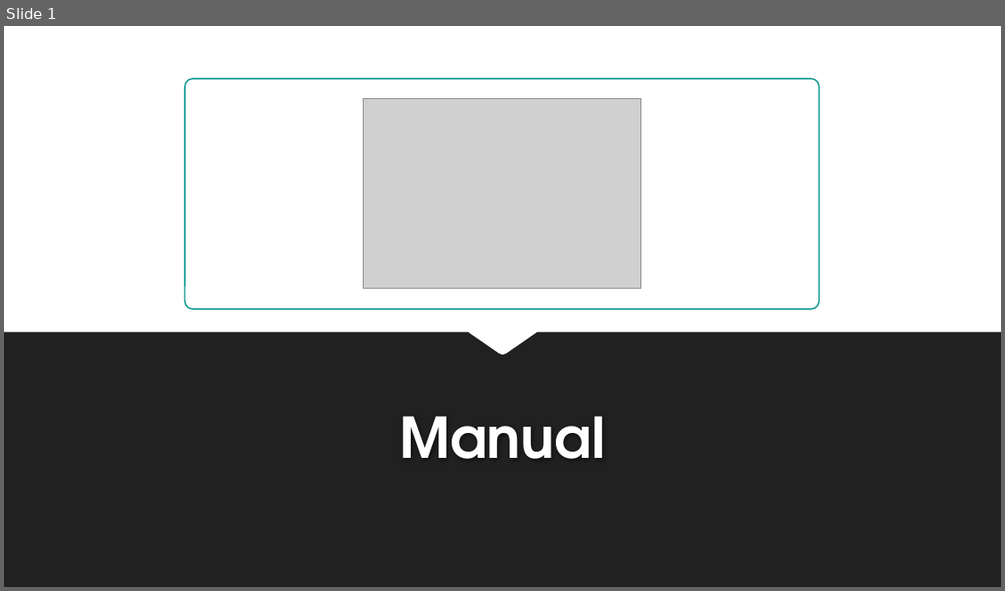
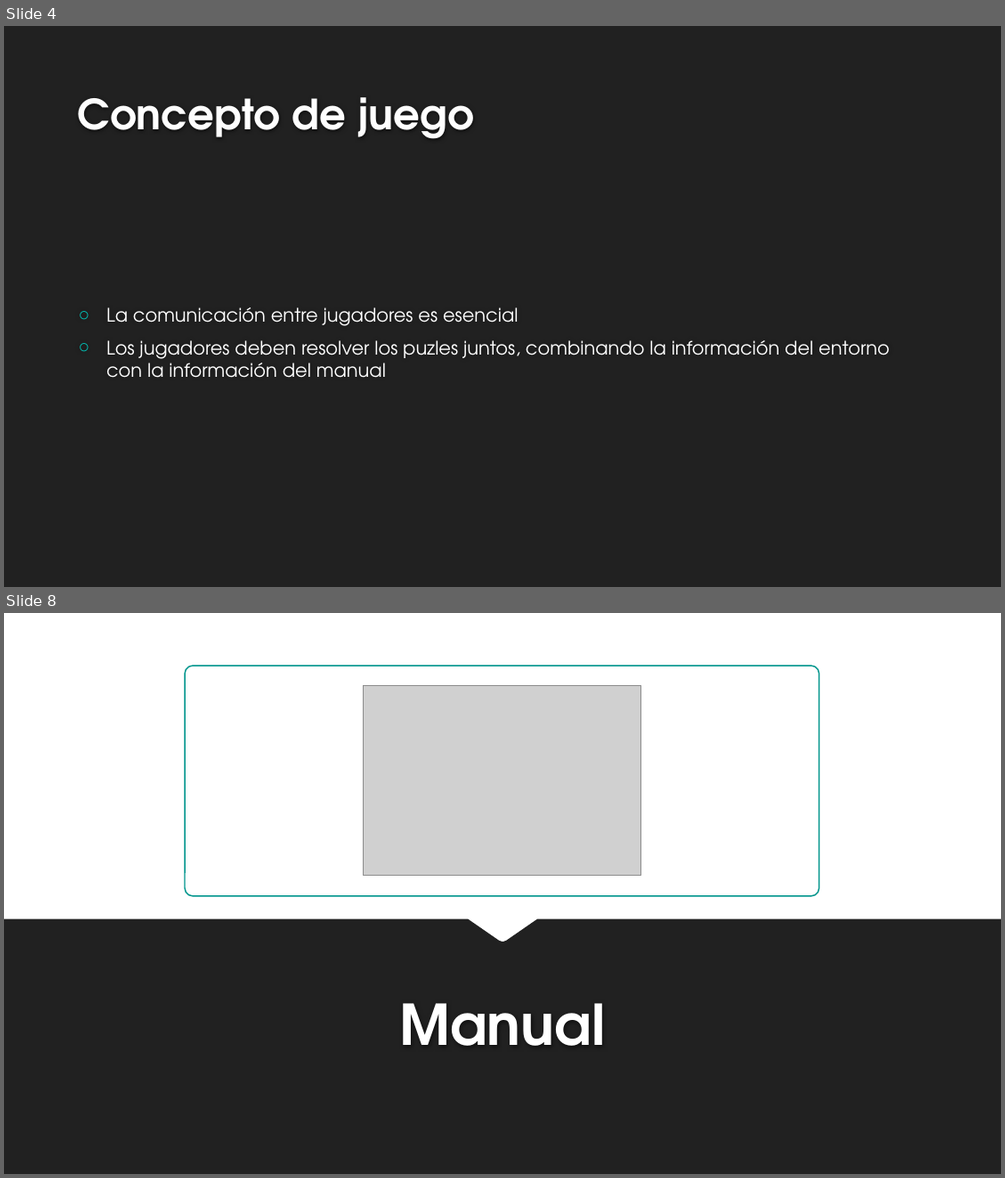
Before and after one commit to SickMyDuckInc/SickMyDuckInc.github.io, a slide deck: docs_balaclava/Presentacion.pptx. Shown one above the other, each under a label of ours: slide 1 before the commit, slides 4 and 8 after it; the slides between them are not shown. The pictures are 1005x591 and 1005x1178 pixels, drawn with LibreOffice and Linux fonts; fonts in the diff are those of the drawing; grey boxes stand for pictures; background and template pictures are left out. Boxes give left, top, right and bottom in pixels: in the first picture for what was removed or moved away, otherwise in the second. Text is boxed around its words. In the diff, an @@ line names an element or a change of style, - is before the commit and + after.

```diff
--- a/docs_balaclava/Presentacion.pptx
+++ b/docs_balaclava/Presentacion.pptx
@@ slide 4 added at bbox=[4, 26, 1001, 587], background #212121 @@
@@ title added at bbox=[78, 97, 474, 139], 40 pt, text #FEFEFE, bold @@
+Concepto de juego
@@ text added at bbox=[106, 307, 890, 378], 18 pt, text #FFFFFF @@
+○ La comunicación entre jugadores es esencial
+○ Los jugadores deben resolver los puzles juntos, combinando la información del entorno con la información del manual
@@ what was slide 1 is now slide 8 @@
```
Also in this commit, not shown: 6 other slides added, 1 other file.
